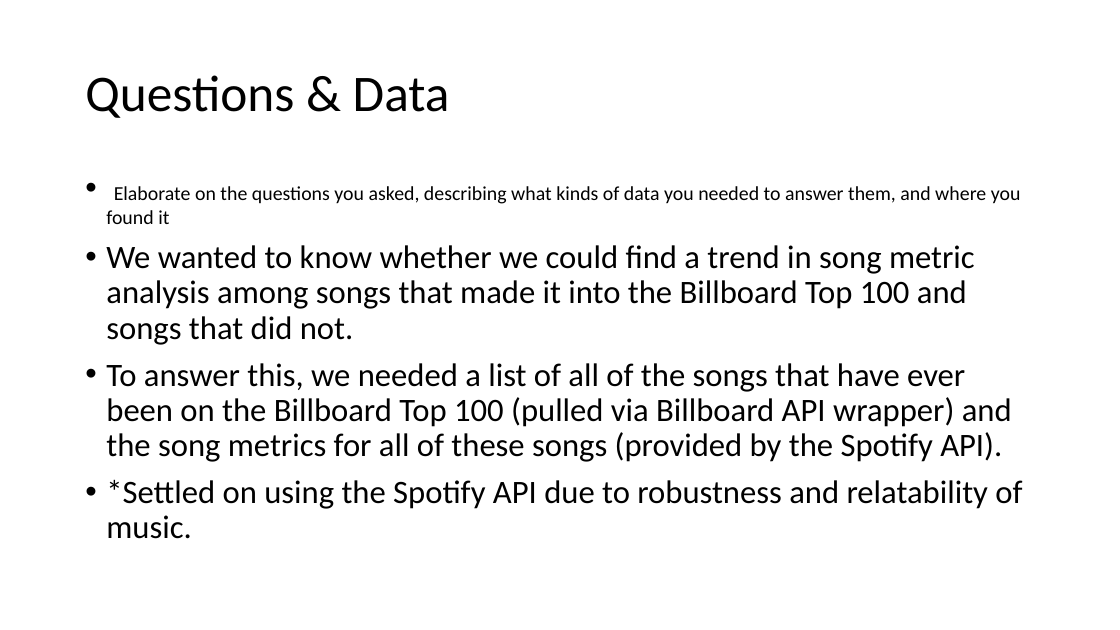
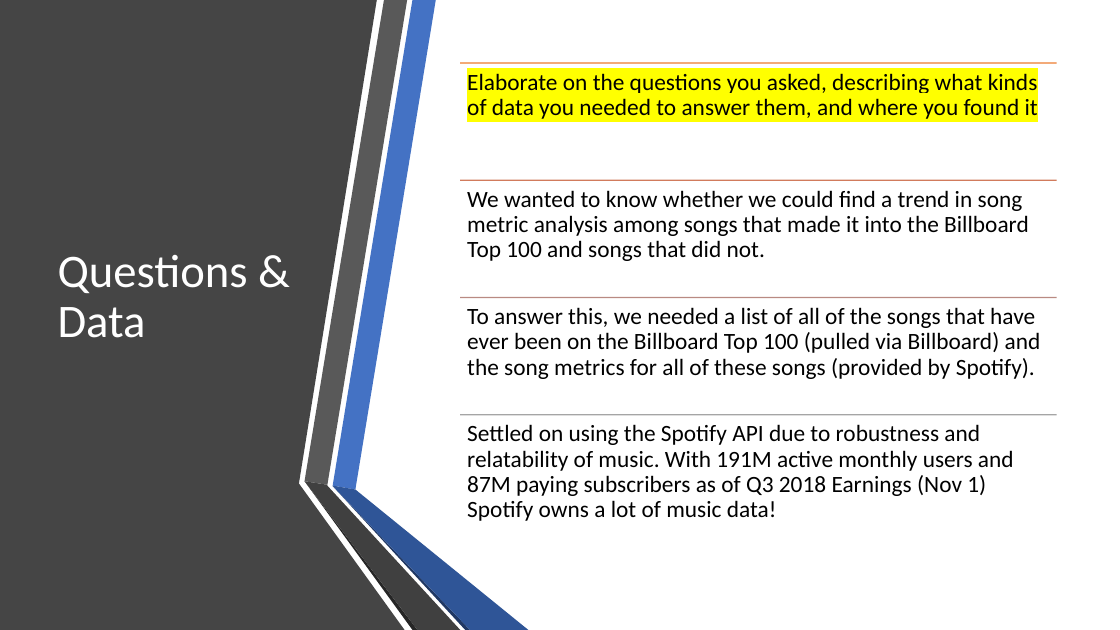
Before and after one commit to wwenash/New_improved_repo, a slide deck: slide 2 of Spotify Presentation.pptx (slide 3 before the commit). Drawn at 1120x630 pixels with LibreOffice and Linux fonts; fonts in the diff are those of the drawing. Boxes give left, top, right and bottom in pixels: in the first picture for what was removed or moved away, otherwise in the second. Text is boxed around its words. In the diff, an @@ line names an element or a change of style, - is before the commit and + after.

Commit message:
Updated

```diff
--- a/Spotify Presentation.pptx
+++ b/Spotify Presentation.pptx
@@ freeform shape added at box(0, 0, 405, 630), fill #454545 @@
@@ title "Questions & Data": place and size @@
-title "Questions & Data" at box(85, 75, 450, 118)
+title "Questions & Data" at box(58, 255, 248, 338)
@@ title "Questions & Data" at box(58, 255, 248, 338): size 44 to 40 pt, text colour #000000 to #FFFFFF @@
@@ text removed at box(106, 186, 1022, 539) @@
-• Elaborate on the questions you asked, describing what kinds of data you needed to answer them, and where you found it
-• We wanted to know whether we could find a trend in song metric analysis among songs that made it into the Billboard Top 100 and songs that did not.
-• To answer this, we needed a list of all of the songs that have ever been on the Billboard Top 100 (pulled via Billboard API wrapper) and the song metrics for all of these songs (provided by the Spotify API).
-• *Settled on using the Spotify API due to robustness and relatability of music.
@@ group added at box(460, 63, 1057, 521): 4 lines, 4 texts @@
+Elaborate on the questions you asked, describing what kinds of data you needed to answer them, and where you found it
+We wanted to know whether we could find a trend in song metric analysis among songs that made it into the Billboard Top 100 and songs that did not.
+To answer this, we needed a list of all of the songs that have ever been on the Billboard Top 100 (pulled via Billboard) and the song metrics for all of these songs (provided by Spotify).
+Settled on using the Spotify API due to robustness and relatability of music. With 191M active monthly users and 87M paying subscribers as of Q3 2018 Earnings (Nov 1) Spotify owns a lot of music data!
@@ group added at box(305, 0, 528, 630): 6 freeform shapes @@
```
Also in this commit, not shown: 5 other slides changed, 2 slides added.
